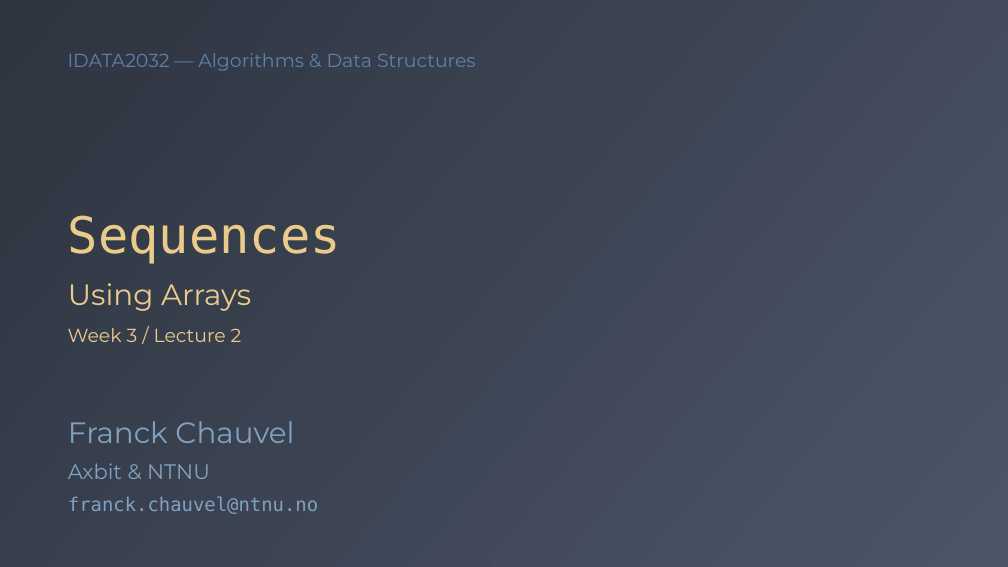
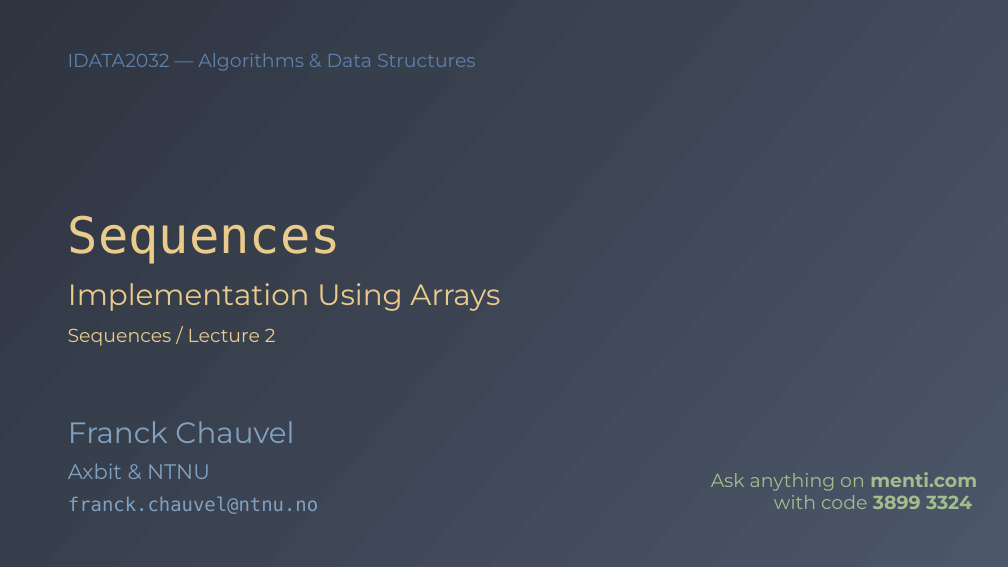
Before and after one commit to fchauvel/ntnu-idata2302-website, a slide deck: slide 1 of source/sequences/_static/arrays/arrays.pptx. Drawn at 1008x567 pixels with LibreOffice and Linux fonts; fonts in the diff are those of the drawing. Boxes give left, top, right and bottom in pixels: in the first picture for what was removed or moved away, otherwise in the second. Text is boxed around its words. In the diff, an @@ line names an element or a change of style, - is before the commit and + after.

```diff
--- a/source/sequences/_static/arrays/arrays.pptx
+++ b/source/sequences/_static/arrays/arrays.pptx
@@ subtitle at box(68, 283, 500, 311): text changed @@
-Using Arrays
+Implementation Using Arrays
@@ text at box(68, 328, 276, 346): text changed @@
-Week 3 / Lecture 2
+Sequences / Lecture 2
@@ text added at box(711, 472, 977, 509), 18 pt, text #A3BE8C @@
+Ask anything on menti.com
+with code 3899 3324
```
Also in this commit, not shown: 1 other slide changed, 6 slides removed, 1 other file.
